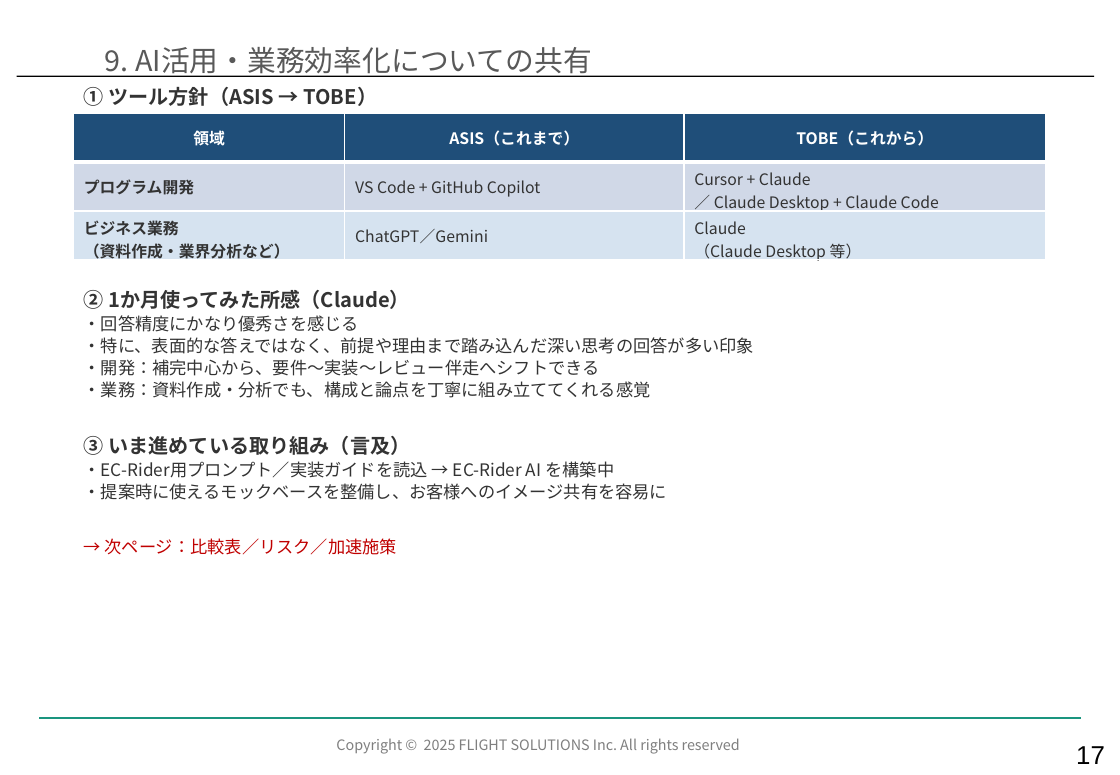
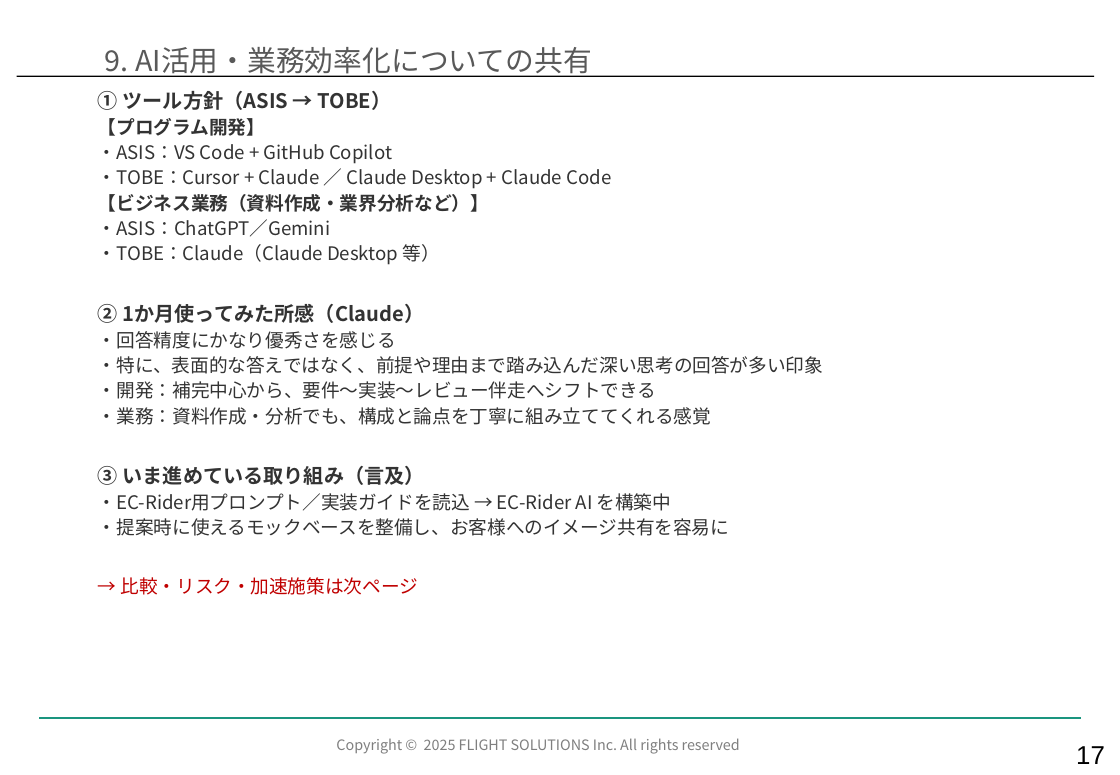
Before and after one commit to kozonoflight/git_tutorial, a slide deck: slide 18 of docs/【EC】ECサービス部_2026年7月度部会_Ver1.1.pptx. Drawn at 1120x775 pixels with LibreOffice and Linux fonts; fonts in the diff are those of the drawing; background and template pictures are left out. Boxes give left, top, right and bottom in pixels: in the first picture for what was removed or moved away, otherwise in the second. Text is boxed around its words. In the diff, an @@ line names an element or a change of style, - is before the commit and + after.

```diff
--- a/docs/【EC】ECサービス部_2026年7月度部会_Ver1.1.pptx
+++ b/docs/【EC】ECサービス部_2026年7月度部会_Ver1.1.pptx
@@ text removed at (84,87,377,106) @@
-① ツール方針（ASIS → TOBE）
@@ text "① ツール方針（ASIS → TOBE）": place and size @@
-text "① ツール方針（ASIS → TOBE）" at (84,290,754,555)
+text "① ツール方針（ASIS → TOBE）" at (98,91,823,595)
@@ table removed at (73,113,1046,266), 3 rows, 3 columns @@
-領域 | ASIS（これまで） | TOBE（これから）
-プログラム開発 | VS Code + GitHub Copilot | Cursor + Claude ／ Claude Desktop + Claude Code
-ビジネス業務 （資料作成・業界分析など） | ChatGPT／Gemini | Claude （Claude Desktop 等）
@@ text at (98,91,611,265): paragraphs added @@
+① ツール方針（ASIS → TOBE）
+【プログラム開発】
+・ASIS：VS Code + GitHub Copilot
+・TOBE：Cursor + Claude ／ Claude Desktop + Claude Code
+【ビジネス業務（資料作成・業界分析など）】
+・ASIS：ChatGPT／Gemini
+・TOBE：Claude（Claude Desktop 等）
@@ text at (98,304,823,536): size 12 to 13 pt in "・回答精度にかなり優秀さを感じる", "・特に、表面的な答えではなく、前提や理由まで踏み込んだ深い思考の回答が多い印象", "・開発：補完中心から、要件〜実装〜レビュー伴走へシフトできる", "・業務：資料作成・分析でも、構成と論点を丁寧に組み立ててくれる感覚" and 2 more places; more space between paragraphs @@
@@ text at (121,577,418,595): text changed; size 12 to 13 pt @@
-→ 次ページ：比較表／リスク／加速施策
+→ 比較・リスク・加速施策は次ページ
```
Also in this commit, not shown: 1 other slide changed.
